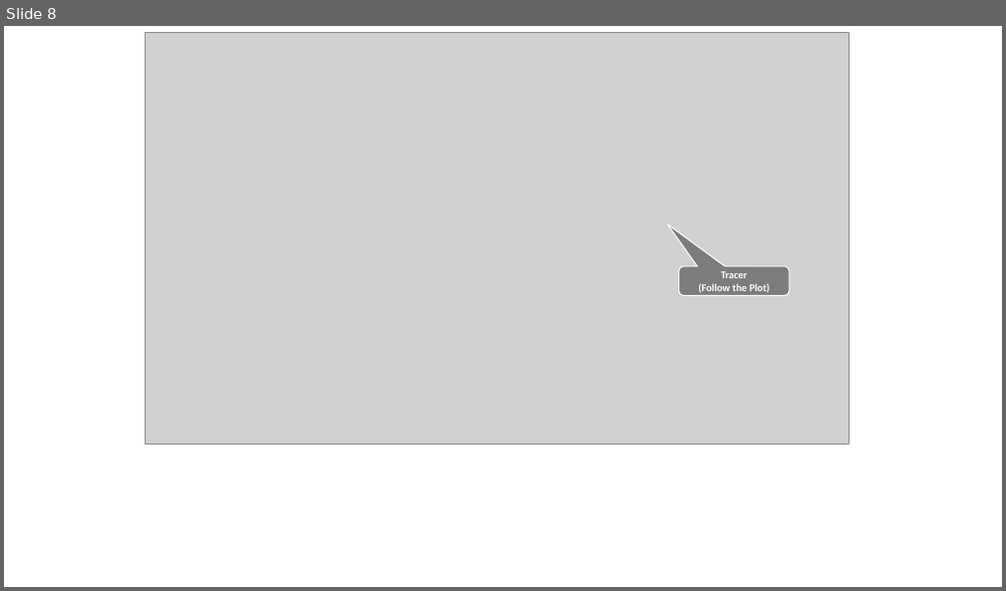
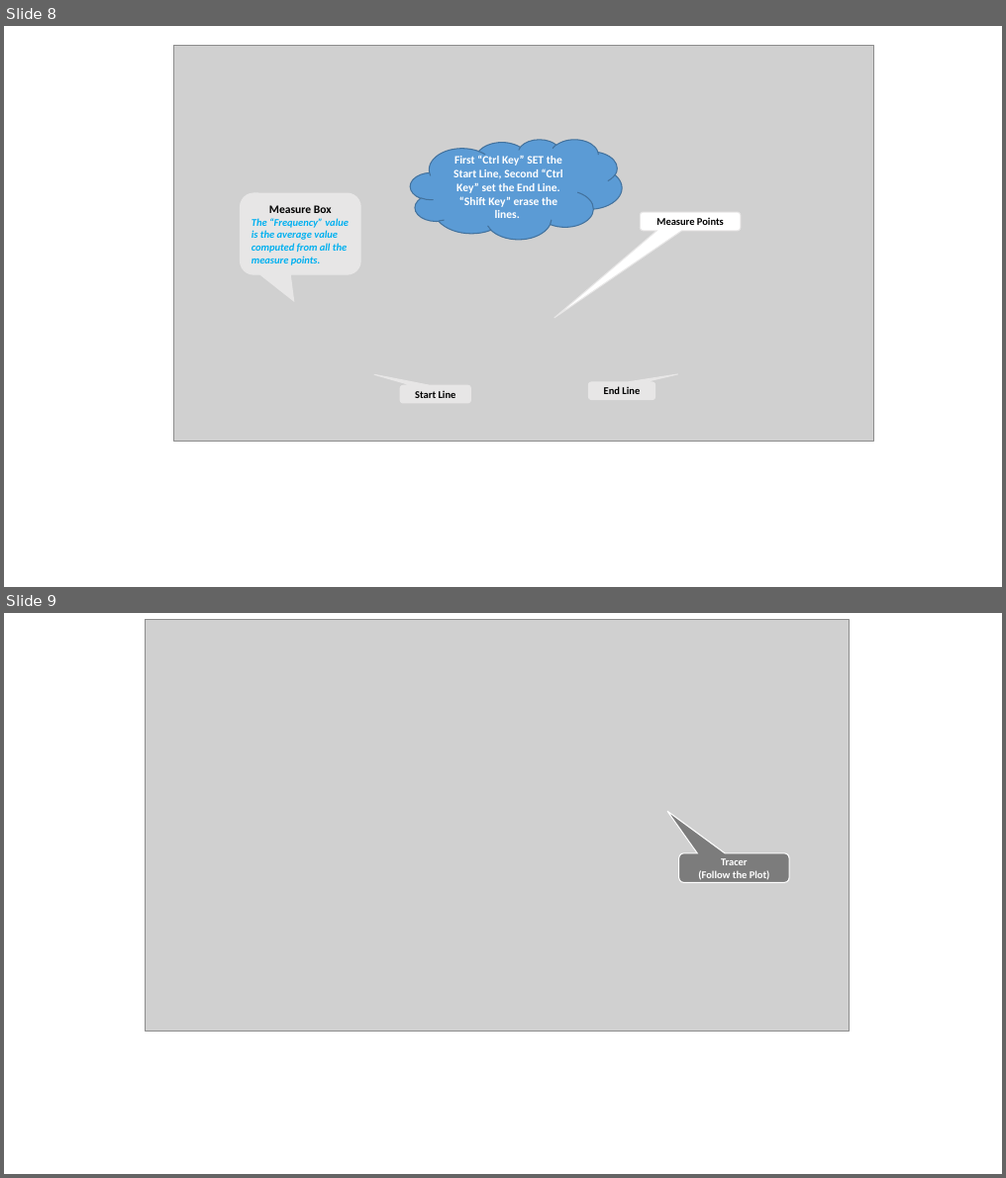
Before and after one commit to devlabnet/YASP, a slide deck: doc/images.pptx. Shown one above the other, each under a label of ours: slide 8 before the commit, slides 8 and 9 after it. The pictures are 1006x591 and 1006x1178 pixels, drawn with LibreOffice and Linux fonts; fonts in the diff are those of the drawing; grey boxes stand for pictures. Boxes give left, top, right and bottom in pixels: in the first picture for what was removed or moved away, otherwise in the second. Text is boxed around its words. In the diff, an @@ line names an element or a change of style, - is before the commit and + after.

```diff
--- a/doc/images.pptx
+++ b/doc/images.pptx
@@ slide 8 added at <box>4,26,1002,587</box>, background #FFFFFF @@
@@ picture added at <box>173,46,874,442</box> @@
@@ cloud added at <box>411,139,623,240</box>, fill #5B9BD5, outline #43739E 1 pt, 11 pt, text #FFFFFF, bold @@
+First “Ctrl Key” SET the Start Line, Second “Ctrl Key” set the End Line.
+“Shift Key” erase the lines.
@@ rounded speech box added at <box>240,193,360,275</box>, fill #E7E6E6, outline #E7E6E6 1 pt, 10 pt, text #00B0F0, bold, italic @@
+Measure Box
+The “Frequency” value is the average value computed from all the measure points.
@@ rounded speech box added at <box>641,212,741,231</box>, fill #FFFFFF, outline #E7E6E6 1 pt, 10 pt, text #000000, bold @@
+Measure Points
@@ rounded speech box added at <box>400,385,470,402</box>, fill #E7E6E6, outline #E7E6E6 1 pt, 10 pt, text #000000, bold @@
+Start Line
@@ rounded speech box added at <box>589,382,655,399</box>, fill #E7E6E6, outline #E7E6E6 1 pt, 10 pt, text #000000, bold @@
+End Line
@@ what was slide 8 is now slide 9 @@
```
Also in this commit, not shown: 5 slides changed, 2 other slides added, 26 other files.
